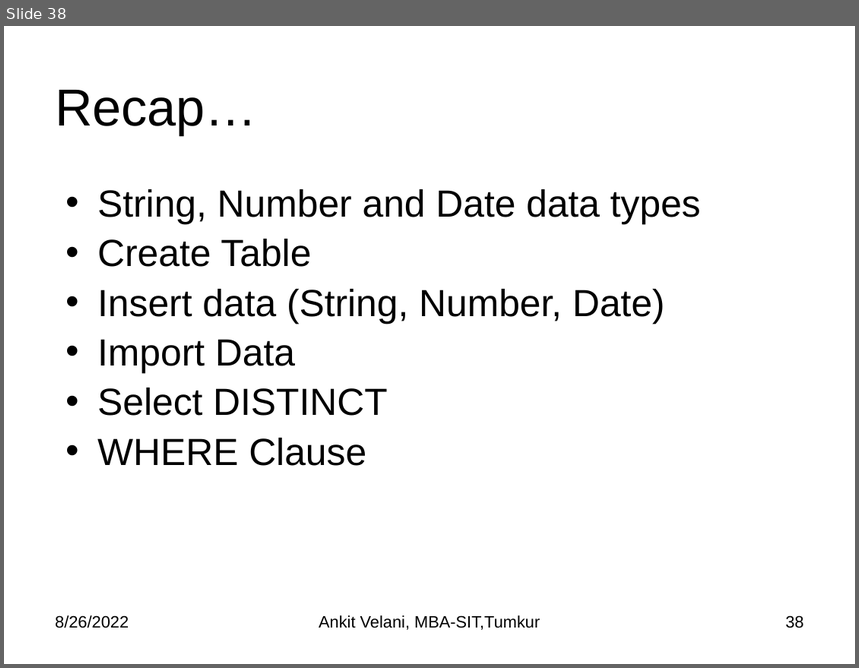
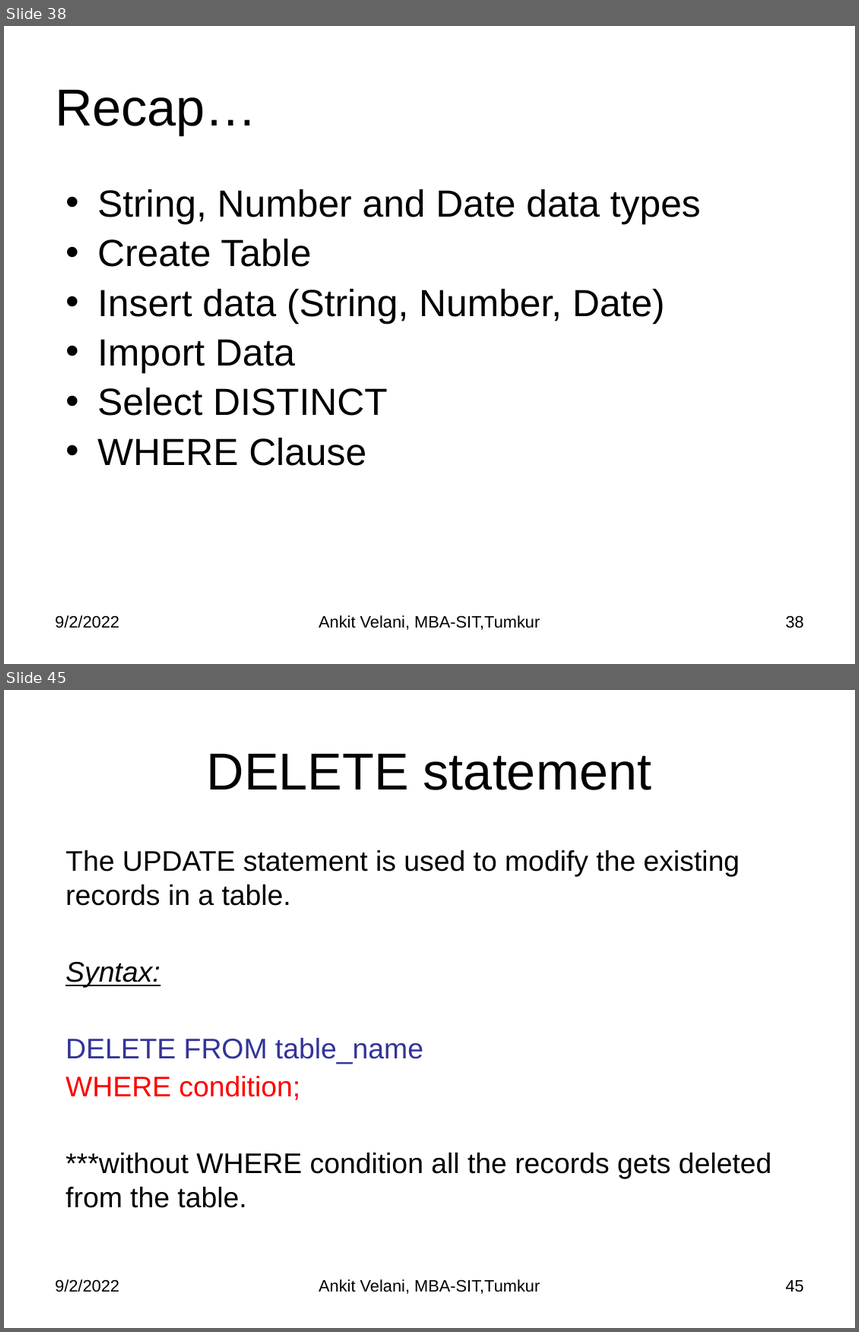
Before and after one commit to sitmbadept/sitmbadept.github.io, a slide deck: BDTM/SQL/Unit-2 MySQL.pptx. Shown one above the other, each under a label of ours: slide 38 before the commit, slides 38 and 45 after it; the slides between them are not shown. The pictures are 859x668 and 859x1332 pixels, drawn with LibreOffice and Linux fonts; fonts in the diff are those of the drawing. Boxes give left, top, right and bottom in pixels: in the first picture for what was removed or moved away, otherwise in the second. Text is boxed around its words. In the diff, an @@ line names an element or a change of style, - is before the commit and + after.

```diff
--- a/BDTM/SQL/Unit-2 MySQL.pptx
+++ b/BDTM/SQL/Unit-2 MySQL.pptx
@@ slide 45 added at bbox=[4, 690, 855, 1328], background #FFFFFF @@
@@ title added at bbox=[207, 754, 652, 790], 44 pt, text #000000 @@
+DELETE statement
@@ text added at bbox=[66, 850, 772, 1208], 24 pt, text #000000 @@
+The UPDATE statement is used to modify the existing records in a table.
+Syntax:
+DELETE FROM table_name
+WHERE condition;
+***without WHERE condition all the records gets deleted from the table.
@@ text added at bbox=[55, 1280, 120, 1293], 14 pt, text #000000 @@
+9/2/2022
@@ text added at bbox=[319, 1280, 540, 1294], 14 pt, text #000000 @@
+Ankit Velani, MBA-SIT,Tumkur
@@ page number added at bbox=[786, 1281, 804, 1293], 14 pt, text #000000 @@
+45
@@ slide 38 changed as well @@
@@ text at bbox=[55, 616, 120, 629]: text changed @@
-8/26/2022
+9/2/2022
```
Also in this commit, not shown: 36 other slides changed, 43 other slides added, 1 other file.
